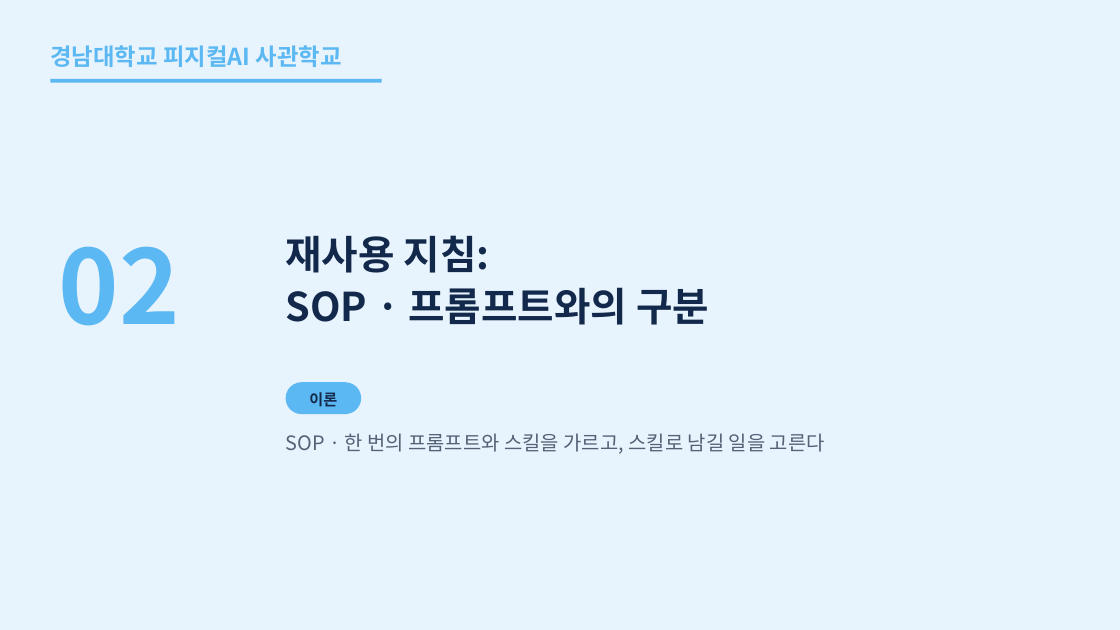
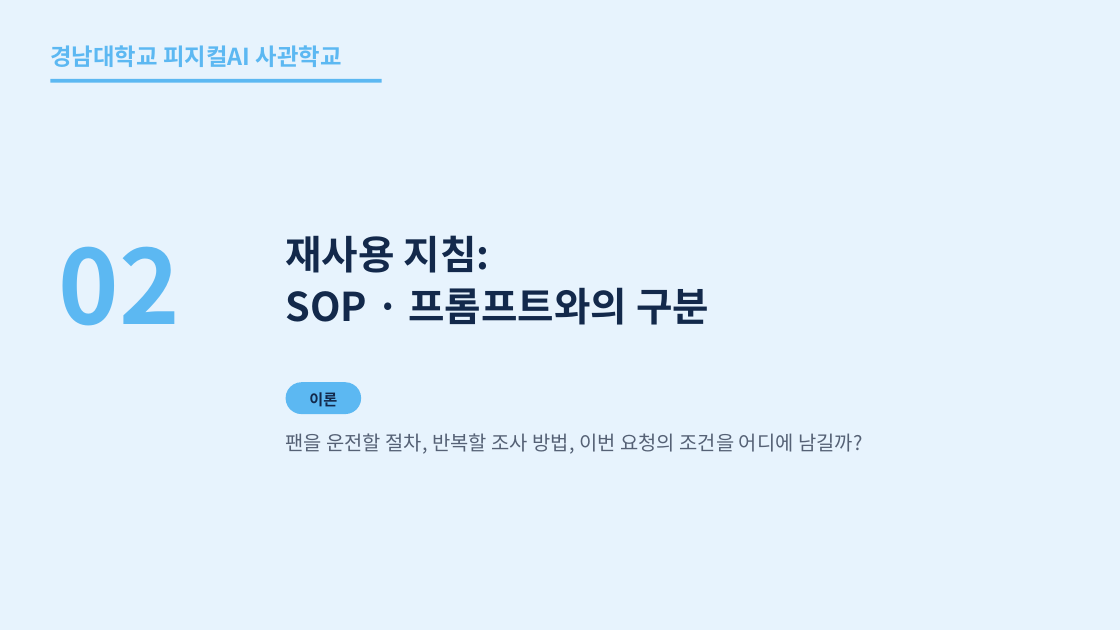
Before and after one commit to uengine-oss/hyd-iot-edu, a slide deck: slide 11 of workspace/강의제작/산출물/통합반/이론_오프라인/06회차/통합반_오프라인_06회차.pptx. Drawn at 1120x630 pixels with LibreOffice and Linux fonts; fonts in the diff are those of the drawing. Boxes give left, top, right and bottom in pixels: in the first picture for what was removed or moved away, otherwise in the second. Text is boxed around its words. In the diff, an @@ line names an element or a change of style, - is before the commit and + after.

Commit message:
통합반 현장 6회차 11~16장 운전원의 SOP와 에이전트 스킬을 두 경보 원문 및 일회 요청과 대조하는 노트를 검증한다

```diff
--- a/workspace/강의제작/산출물/통합반/이론_오프라인/06회차/통합반_오프라인_06회차.pptx
+++ b/workspace/강의제작/산출물/통합반/이론_오프라인/06회차/통합반_오프라인_06회차.pptx
@@ text at box(285, 433, 862, 454): text changed @@
-SOP · 한 번의 프롬프트와 스킬을 가르고, 스킬로 남길 일을 고른다
+팬을 운전할 절차, 반복할 조사 방법, 이번 요청의 조건을 어디에 남길까?
```
Also in this commit, not shown: 5 other slides changed, 10 other files.
